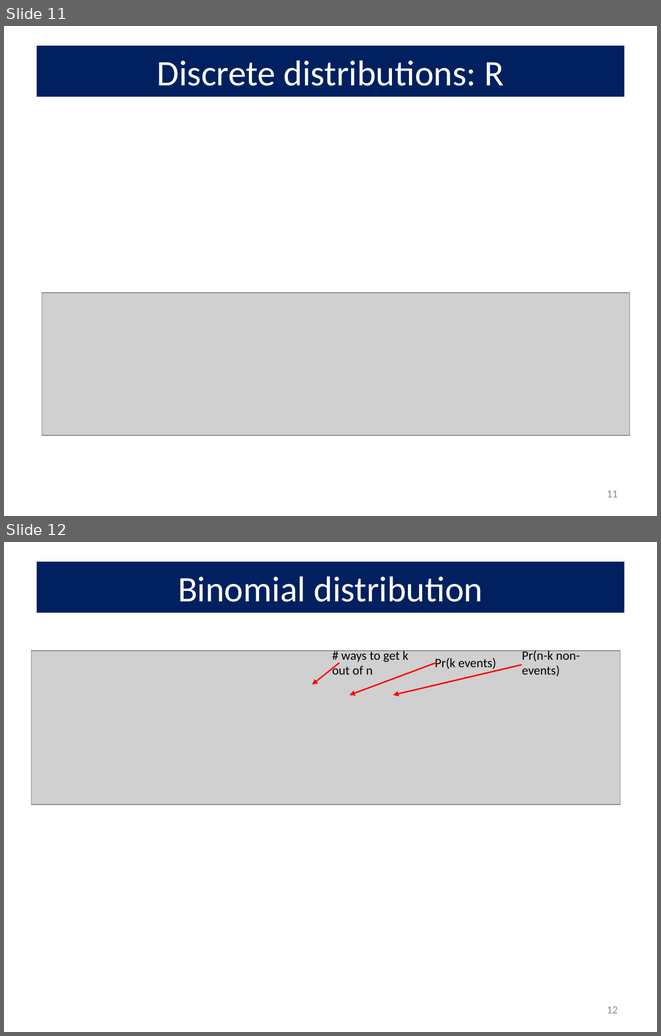
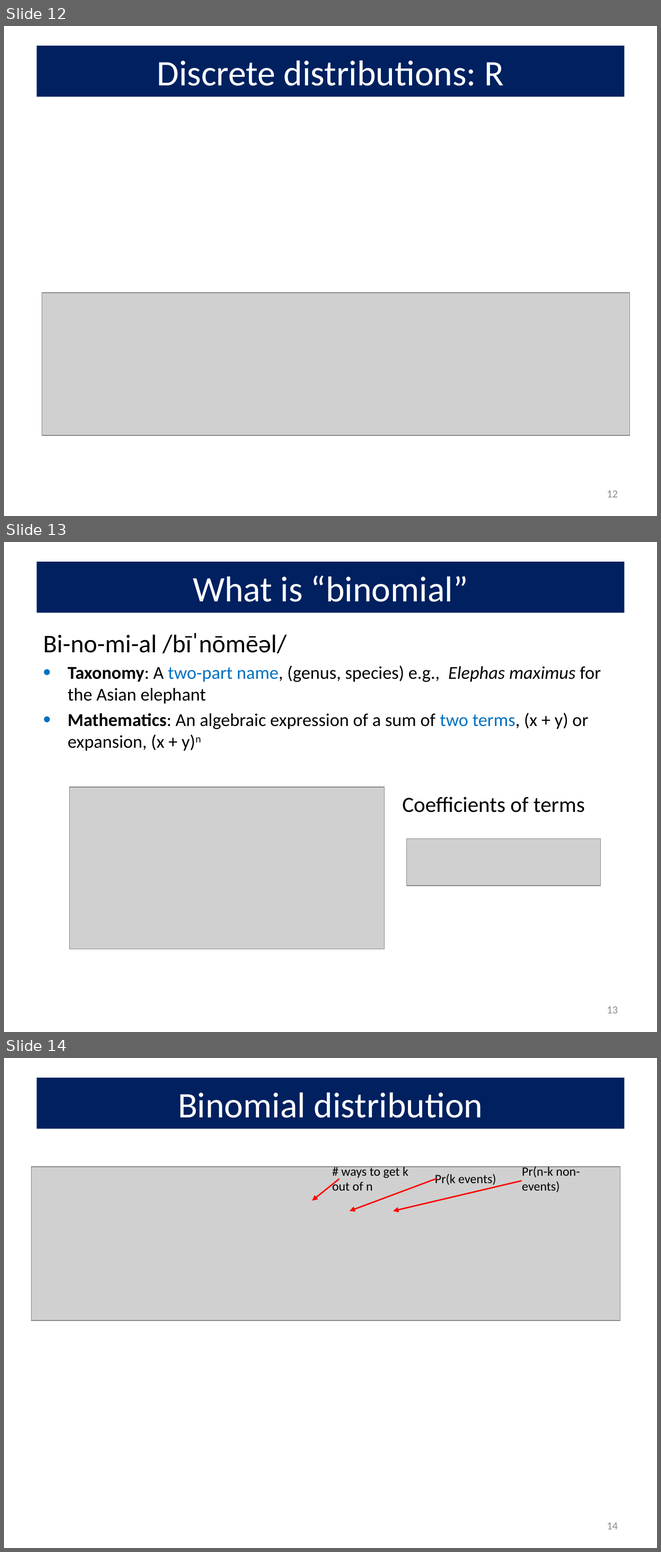
Before and after one commit to friendly/psy6136, a slide deck: docs/lectures/02-Discrete.pptx. Shown one above the other, each under a label of ours: slides 11 and 12 before the commit, slides 12, 13 and 14 after it. The pictures are 661x1036 and 661x1552 pixels, drawn with LibreOffice and Linux fonts; fonts in the diff are those of the drawing; grey boxes stand for pictures. Boxes give left, top, right and bottom in pixels: in the first picture for what was removed or moved away, otherwise in the second. Text is boxed around its words. In the diff, an @@ line names an element or a change of style, - is before the commit and + after.

```diff
--- a/docs/lectures/02-Discrete.pptx
+++ b/docs/lectures/02-Discrete.pptx
@@ slide 13 added at (4, 542, 657, 1032), background #FFFFFF @@
@@ title added at (37, 562, 624, 612), fill #002060, 39.6 pt, text #FFFFFF @@
+What is “binomial”
@@ text added at (43, 633, 601, 751), 20 pt, text #000000 @@
+Bi-no-mi-al /bīˈnōmēəl/
+• Taxonomy: A two-part name, (genus, species) e.g., Elephas maximus for the Asian elephant
+• Mathematics: An algebraic expression of a sum of two terms, (x + y) or expansion, (x + y)n
@@ picture added at (69, 787, 385, 949) @@
@@ text added at (402, 796, 585, 812), 24 pt, text #000000 @@
+Coefficients of terms
@@ picture added at (407, 838, 601, 885) @@
@@ page number added at (607, 1006, 618, 1013), 12 pt, text #8C8C8C @@
+13
@@ what was slide 11 is now slide 12 @@
@@ page number at (607, 490, 618, 497): text changed @@
-11
+12
@@ what was slide 12 is now slide 14 @@
@@ page number at (607, 1522, 618, 1529): text changed @@
-12
+14
```
Also in this commit, not shown: 8 slides changed, 2 other slides added, 21 other files.
